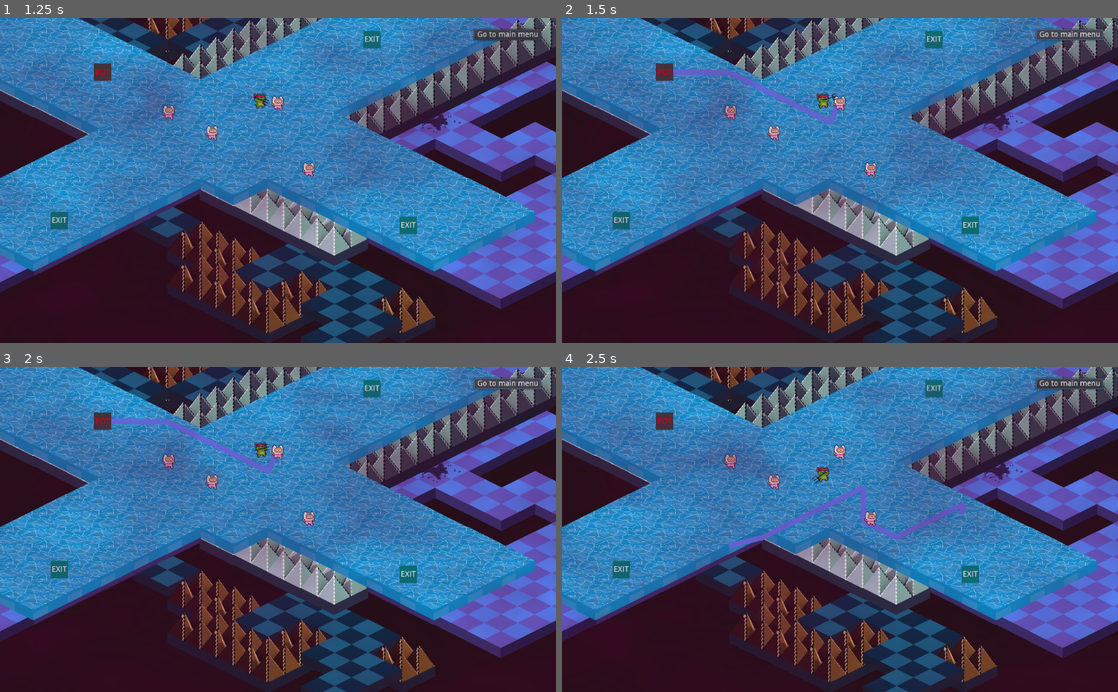
Above: before the commit, frames 1-4 (two rows, left to right).
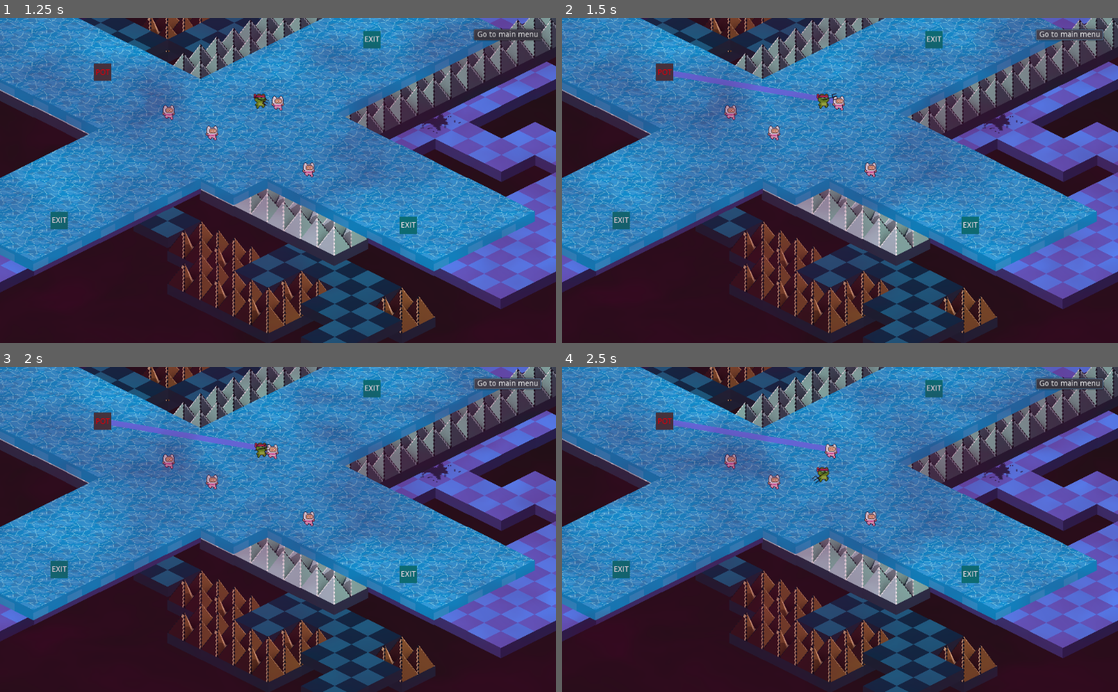
Above: after the commit, the same moments.

Repository: Serpenter/GameJamDevilsWork
Game: Godot game, scene res://test_scenes/Test_2.tscn
The game is run twice, just before and just after one commit, with the same random seed, the same clock (stepped at 60 frames per second) and the same inputs. This scene is started directly instead of the project's main scene. The engine's default icon, where the game draws it, is replaced by a stand-in: a white triangle on a blue panel in a dark square.
Inputs (mouse positions are in pixels of both pictures, inside the frame that each line leads up to):
- Up to frame 1 (1.25 s): tap Enter at 0.5 s; move the mouse to (400, 164) at 0.52 s; hold D (move_right) from 0.53 s (still down); click (400, 164) at 0.6 s
- Up to frame 2 (1.5 s): release D (move_right) at 1.25 s; click "Go to main menu" at 1.25 s
- Up to frame 3 (2 s): no input
- Up to frame 4 (2.5 s): move the mouse to (728, 545) at 2.02 s; hold S (move_down) from 2.03 s (still down); click (728, 545) at 2.1 s

Frame 1 is identical in both runs. In frame 2, 0.9% of the frame differs, in the area x 20-52%, y 15-33%; in frame 3, 0.9%; in frame 4, 1.5%, in the area x 20-73%, y 16-56%.
Error before the commit: Invalid type in built-in function 'min'. Cannot convert argument 1 from Nil to float. (res://prefab_scenes/Sinner/Sinner.gd:126)

Commit message:
sinner pathfinding fixm added nav polygon to test scene

Diff:
--- a/GameJamDevilsWork/prefab_scenes/Sinner/Sinner.gd
+++ b/GameJamDevilsWork/prefab_scenes/Sinner/Sinner.gd
@@ -123,18 +123,23 @@
         return
 
     var target_vector = path[0] - get_global_position()
-    var move_vector = min (target_vector.normalized() * move_speed * delta, target_vector)
-    move_and_collide(move_vector)
 
+    if target_vector.length() < needed_point_proximity:
+        path.remove(0)
 
-
-    if move_vector.length_squared() > 0:
-        move_and_collide(move_vector * move_speed * delta)
+    if path.empty():
+        return
 
     target_vector = path[0] - get_global_position()
 
-    if target_vector.length() < needed_point_proximity:
-        path.pop_front()
+    var move_vector = target_vector.normalized() * move_speed * delta
+
+    if move_vector.length_squared() < target_vector.length_squared():
+        move_and_collide(move_vector)
+    else:
+         move_and_collide(target_vector)
+
+
 #
 #    if move_speed > min_move_speed:
 #        move_speed = max(move_speed - delta * speed_deacceleration, min_move_speed)
--- a/GameJamDevilsWork/resources/dungeon_tileset.tres
+++ b/GameJamDevilsWork/resources/dungeon_tileset.tres
@@ -101,13 +101,10 @@
 [sub_resource type="ConvexPolygonShape2D" id=6]
 points = PoolVector2Array( 1.21689, -35.6269, 61.6214, -5.01135, 1.0231, 24.9364, -59.9374, -5.3736 )
 
-[sub_resource type="NavigationPolygon" id=26]
+[sub_resource type="NavigationPolygon" id=7]
 vertices = PoolVector2Array( 62.193, 62.2354, 0, 31.0649, 62.3545, 0, 125, 30.3785 )
 polygons = [ PoolIntArray( 0, 1, 2, 3 ) ]
 
-[sub_resource type="ConvexPolygonShape2D" id=7]
-points = PoolVector2Array( 1.21689, -35.6269, 61.6214, -5.01135, 1.0231, 24.9364, -59.9374, -5.3736 )
-
 [sub_resource type="ConvexPolygonShape2D" id=8]
 points = PoolVector2Array( 1.21689, -35.6269, 61.6214, -5.01135, 1.0231, 24.9364, -59.9374, -5.3736 )
 
@@ -160,6 +157,9 @@
 points = PoolVector2Array( 1.21689, -35.6269, 61.6214, -5.01135, 1.0231, 24.9364, -59.9374, -5.3736 )
 
 [sub_resource type="ConvexPolygonShape2D" id=25]
+points = PoolVector2Array( 1.21689, -35.6269, 61.6214, -5.01135, 1.0231, 24.9364, -59.9374, -5.3736 )
+
+[sub_resource type="ConvexPolygonShape2D" id=26]
 points = PoolVector2Array( 1.21689, -35.6269, 61.6214, -5.01135, 1.0231, 24.9364, -59.9374, -5.3736 )
 
 [resource]
--- a/GameJamDevilsWork/test_scenes/Test_2.gd
+++ b/GameJamDevilsWork/test_scenes/Test_2.gd
@@ -12,22 +12,22 @@
     if not Input.is_action_just_pressed("main_action"):
         return
 
-    var mouse_position = get_global_mouse_position()
-
-    print(mouse_position)
-    if start_position == null:
-        start_position = mouse_position
-    elif end_position == null:
-        end_position = mouse_position
-    else:
-        end_position = start_position
-        start_position = mouse_position
-
-    if end_position != null:
-
-        var new_path = nav_2d.get_simple_path(start_position, end_position)
-        debug_line.points = new_path
-
-        print("start ", start_position)
-        print("end ", end_position)
-        print(debug_line.points)
+#    var mouse_position = get_global_mouse_position()
+#
+#    print(mouse_position)
+#    if start_position == null:
+#        start_position = mouse_position
+#    elif end_position == null:
+#        end_position = mouse_position
+#    else:
+#        end_position = start_position
+#        start_position = mouse_position
+#
+#    if end_position != null:
+#
+#        var new_path = nav_2d.get_simple_path(start_position, end_position)
+#        debug_line.points = new_path
+#
+#        print("start ", start_position)
+#        print("end ", end_position)
+#        print(debug_line.points)
--- a/GameJamDevilsWork/test_scenes/Test_2.tscn
+++ b/GameJamDevilsWork/test_scenes/Test_2.tscn
@@ -8,6 +8,11 @@
 [ext_resource path="res://prefab_scenes/Pot/Pot.tscn" type="PackedScene" id=6]
 [ext_resource path="res://prefab_scenes/Exit/Exit.tscn" type="PackedScene" id=7]
 [ext_resource path="res://test_scenes/test_water_tileset.tres" type="TileSet" id=8]
+
+[sub_resource type="NavigationPolygon" id=1]
+vertices = PoolVector2Array( 726.398, -58.4144, 902.868, 10.5815, 603.664, 173.783, 374.12, 109.431, 957.269, 366.839, 796.72, 447.777, 525.578, 274.697, 365.144, 282.631, 187.579, 205.304, -90.2244, 47.7867, 54.4053, -32.404, 440.741, 284.963, 57.2692, 444.444, -84.4965, 354.23 )
+polygons = [ PoolIntArray( 0, 1, 2, 3 ), PoolIntArray( 2, 4, 5, 6, 3 ), PoolIntArray( 7, 8, 9, 10, 3, 6, 11 ), PoolIntArray( 12, 13, 8, 7 ) ]
+outlines = [ PoolVector2Array( 440.741, 284.963, 525.578, 274.697, 796.72, 447.777, 957.269, 366.839, 603.664, 173.783, 902.868, 10.5815, 726.398, -58.4144, 374.12, 109.431, 54.4053, -32.404, -90.2244, 47.7867, 187.579, 205.304, -84.4965, 354.23, 57.2692, 444.444, 365.144, 282.631 ) ]
 
 [node name="MainGame" type="Node2D"]
 script = ExtResource( 1 )
@@ -21,9 +26,9 @@
 
 [node name="world" type="Node2D" parent="."]
 
-[node name="Navigation2D" type="Navigation2D" parent="world"]
+[node name="Navigation2DNOPE" type="Navigation2D" parent="world"]
 
-[node name="level" type="TileMap" parent="world/Navigation2D"]
+[node name="level" type="TileMap" parent="world/Navigation2DNOPE"]
 mode = 1
 tile_set = ExtResource( 2 )
 cell_size = Vector2( 123, 61 )
@@ -32,7 +37,7 @@
 format = 1
 tile_data = PoolIntArray( -917509, 61, 0, -917508, 61, 0, -917507, 61, 0, -917506, 61, 0, -917505, 61, 0, -851974, 61,  …(3938 unchanged characters)…
 
-[node name="level2" type="TileMap" parent="world/Navigation2D"]
+[node name="level2" type="TileMap" parent="world/Navigation2DNOPE"]
 mode = 1
 tile_set = ExtResource( 8 )
 cell_size = Vector2( 123, 61 )
@@ -64,6 +69,11 @@
 
 [node name="Exit1" parent="world/exits" instance=ExtResource( 7 )]
 position = Vector2( 685.005, 40.0223 )
+
+[node name="Navigation2D" type="Navigation2D" parent="world"]
+
+[node name="NavigationPolygonInstance" type="NavigationPolygonInstance" parent="world/Navigation2D"]
+navpoly = SubResource( 1 )
 
 [node name="CanvasLayer" type="CanvasLayer" parent="."]
 
--- a/GameJamDevilsWork/test_scenes/test_water_tileset.tres
+++ b/GameJamDevilsWork/test_scenes/test_water_tileset.tres
@@ -3,9 +3,8 @@
 [ext_resource path="res://assets/images/tiles/water01_0001.png" type="Texture" id=1]
 
 [sub_resource type="NavigationPolygon" id=1]
-vertices = PoolVector2Array( -81, -9, -1, -47, 79, -9, 3, 36 )
+vertices = PoolVector2Array( 64, 64, 0, 32, 64, 0, 125, 32 )
 polygons = [ PoolIntArray( 0, 1, 2, 3 ) ]
-outlines = [ PoolVector2Array( -81, -9, -1, -47, 79, -9, 3, 36 ) ]
 
 [resource]
 0/name = "water01_0001"
Not shown: 20 places in GameJamDevilsWork/resources/dungeon_tileset.tres that only renumber resources
Not shown: 1 places in GameJamDevilsWork/test_scenes/Test_2.tscn that only renumber resources
